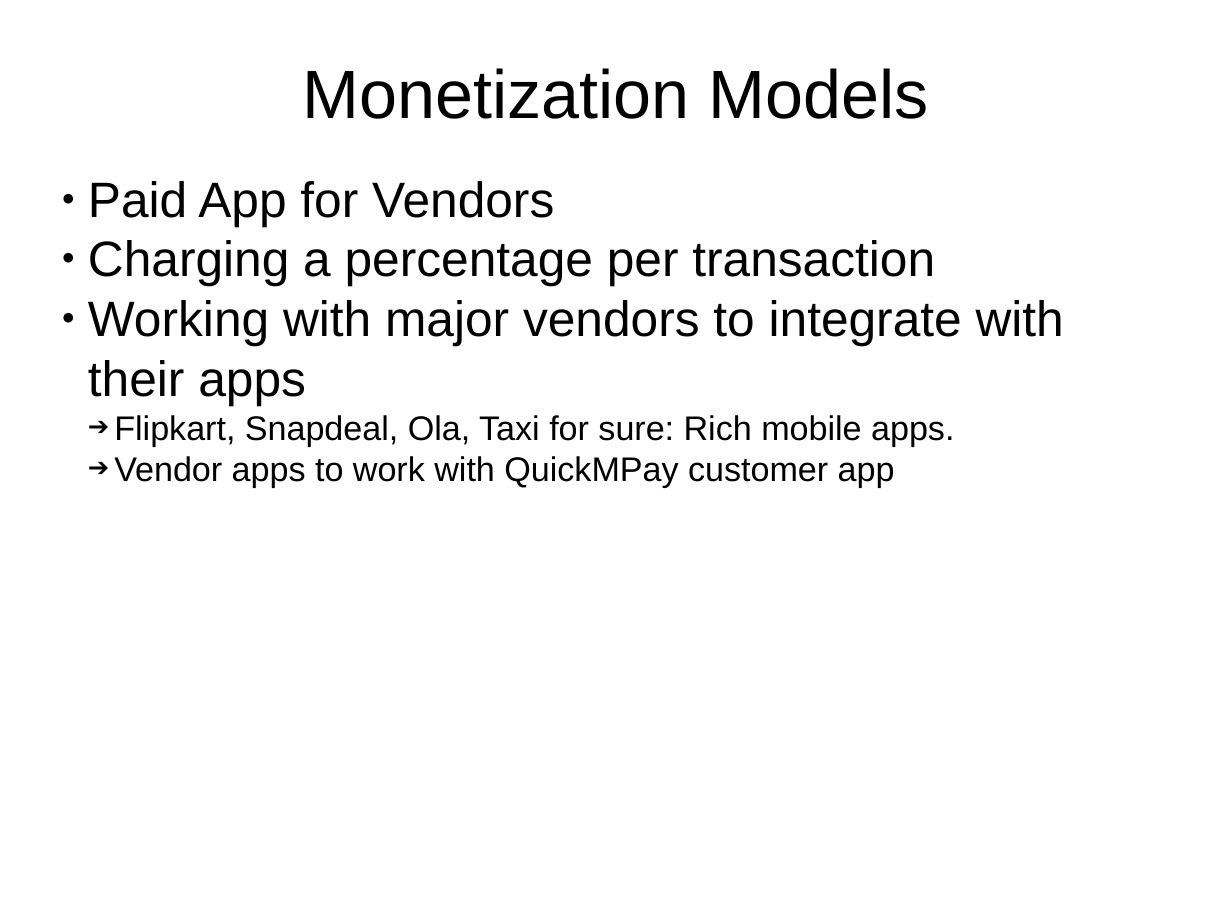
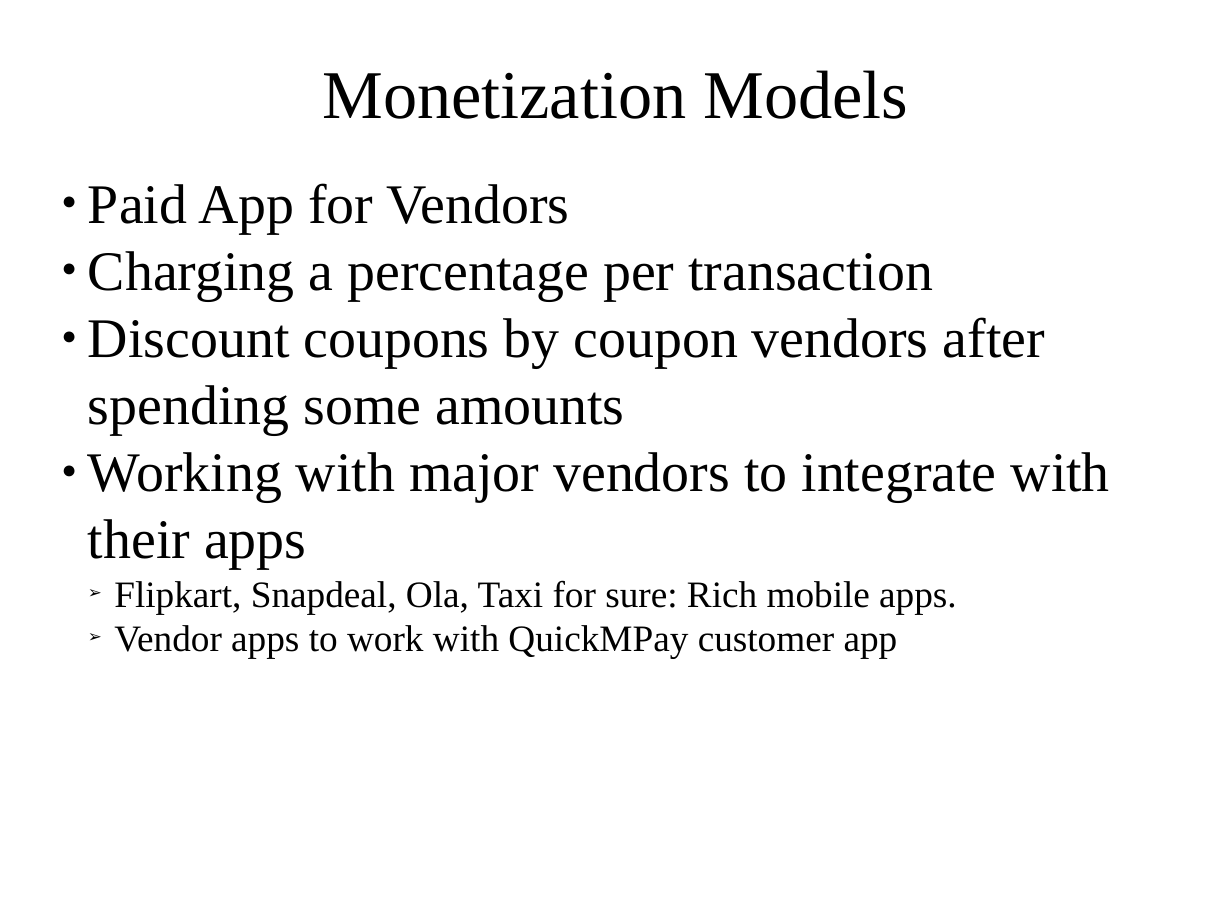
Before and after one commit to klonikar/klonikar.github.io, a slide deck: slide 8 of QuickMPay.pptx. Drawn at 1232x924 pixels with LibreOffice and Linux fonts; fonts in the diff are those of the drawing. Boxes give left, top, right and bottom in pixels: in the first picture for what was removed or moved away, otherwise in the second. Text is boxed around its words. In the diff, an @@ line names an element or a change of style, - is before the commit and + after.

```diff
--- a/QuickMPay.pptx
+++ b/QuickMPay.pptx
@@ text "Monetization Models" at [322, 70, 908, 119]: font Arial to Times New Roman @@
@@ text at [88, 183, 1110, 659]: size 32 to 36 pt in "Paid App for Vendors", "Charging a percentage per transaction", "Working with major vendors to integrate with ..."; font Arial to Times New Roman in "Paid App for Vendors", "Charging a percentage per transaction", "Working with major vendors to integrate with ...", "Flipkart, Snapdeal, Ola, Taxi for sure: Rich ..." and 1 more places; size 22 to 24 pt in "Flipkart, Snapdeal, Ola, Taxi for sure: Rich ...", "Vendor apps to work with QuickMPay customer ..."; bullet ➔ to ➢ @@
@@ text at [88, 317, 1045, 435]: paragraph added @@
+● Discount coupons by coupon vendors after spending some amounts
```
Also in this commit, not shown: 7 other slides changed.
